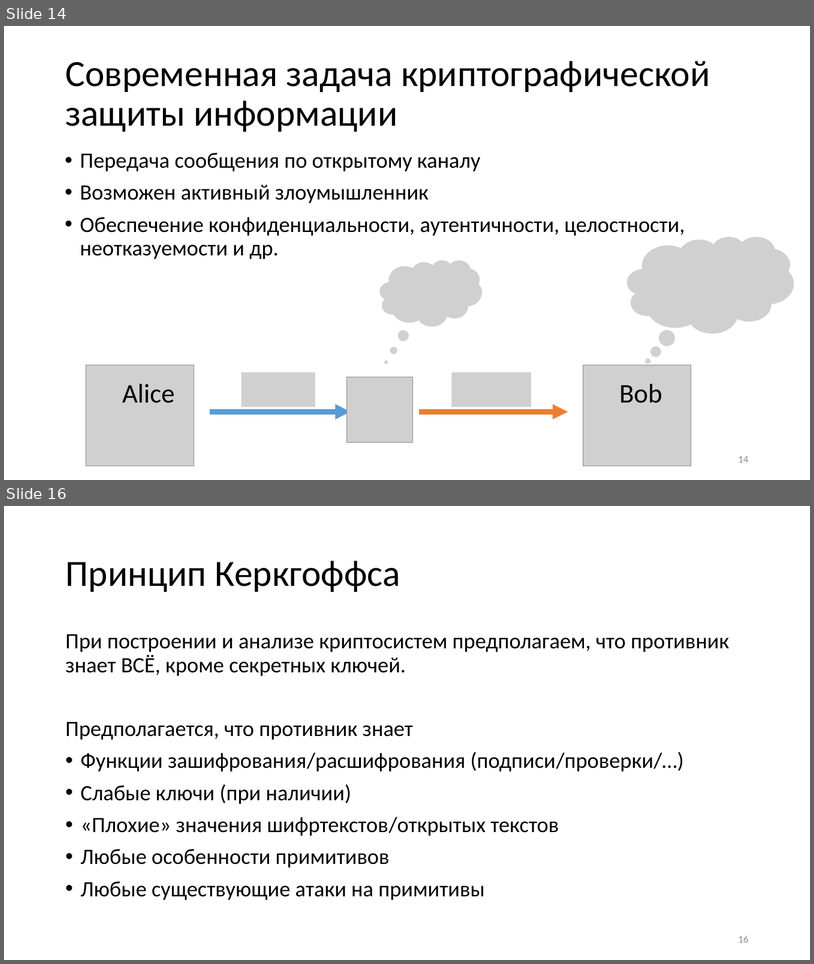
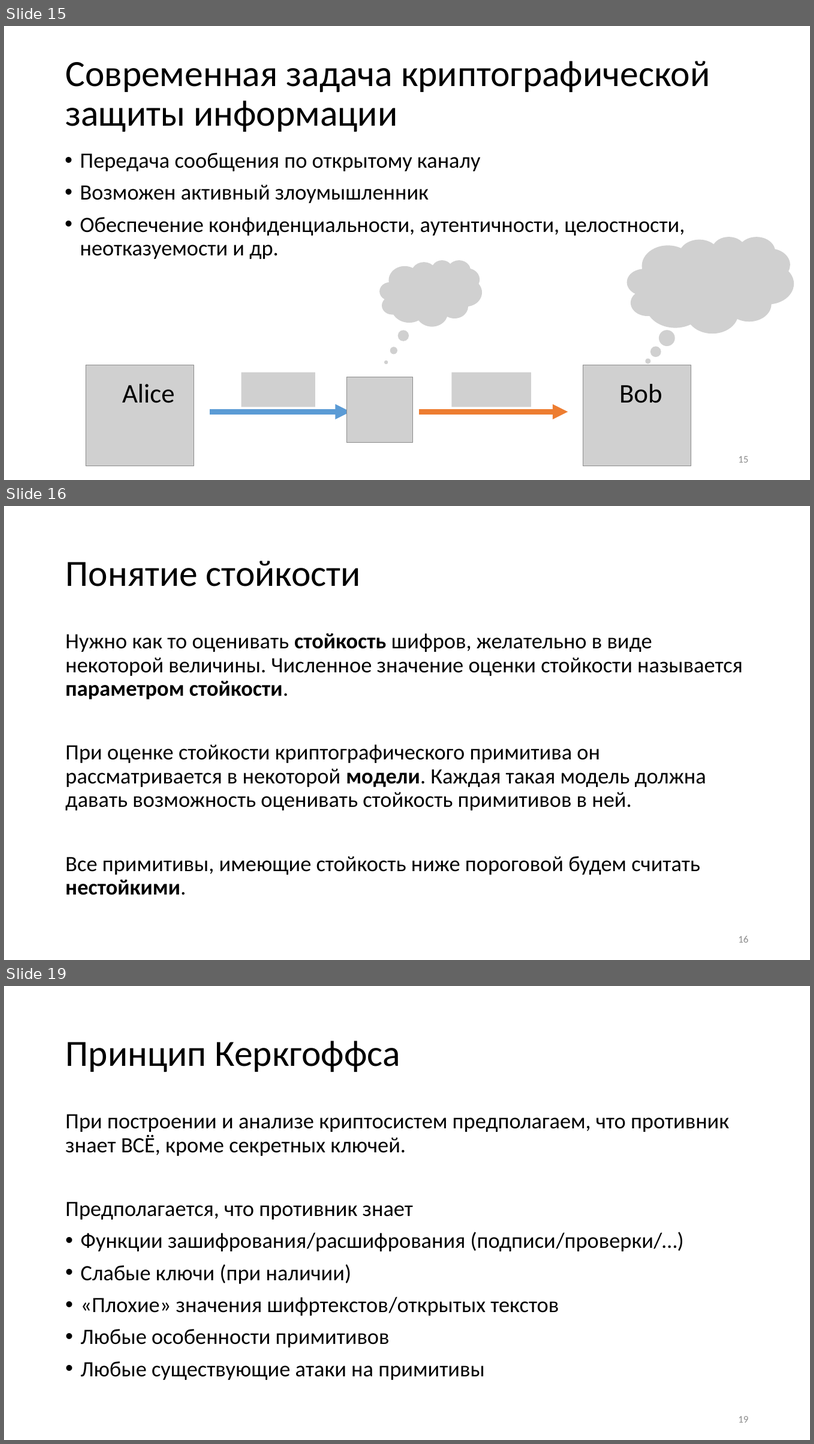
Before and after one commit to CryptoCourse/CryptoLectures, a slide deck: Lectures/Lecture1.pptx. Shown one above the other, each under a label of ours: slides 14 and 16 before the commit, slides 15, 16 and 19 after it; the slides between them are not shown. The pictures are 814x964 and 814x1444 pixels, drawn with LibreOffice and Linux fonts; fonts in the diff are those of the drawing; grey boxes stand for pictures. Boxes give left, top, right and bottom in pixels: in the first picture for what was removed or moved away, otherwise in the second. Text is boxed around its words. In the diff, an @@ line names an element or a change of style, - is before the commit and + after.

```diff
--- a/Lectures/Lecture1.pptx
+++ b/Lectures/Lecture1.pptx
@@ slide 16 added at <box>4,506,810,960</box>, background #FFFFFF @@
@@ title added at <box>65,561,361,586</box>, 44 pt, text #000000 @@
+Понятие стойкости
@@ text added at <box>65,633,743,895</box>, 26 pt, text #000000 @@
+Нужно как то оценивать стойкость шифров, желательно в виде некоторой величины. Численное значение оценки стойкости называется параметром стойкости.
+При оценке стойкости криптографического примитива он рассматривается в некоторой модели. Каждая такая модель должна давать возможность оценивать стойкость примитивов в ней.
+Все примитивы, имеющие стойкость ниже пороговой будем считать нестойкими.
@@ page number added at <box>738,936,749,942</box>, 12 pt, text #8C8C8C @@
+16
@@ what was slide 14 is now slide 15 @@
@@ page number at <box>738,456,749,462</box>: text changed @@
-14
+15
@@ what was slide 16 is now slide 19 @@
@@ page number at <box>738,1416,749,1422</box>: text changed @@
-16
+19
```
Also in this commit, not shown: 10 slides changed, 12 other slides added, 1 slide removed, 1 other file.
